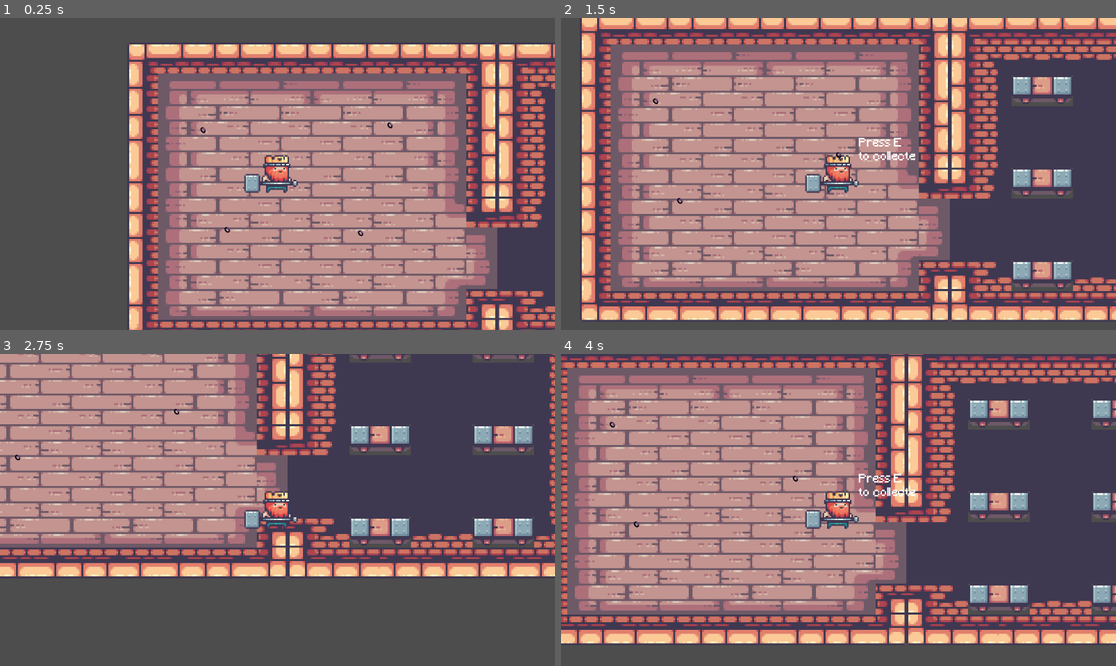
Above: before the commit, frames 1-4 (two rows, left to right).
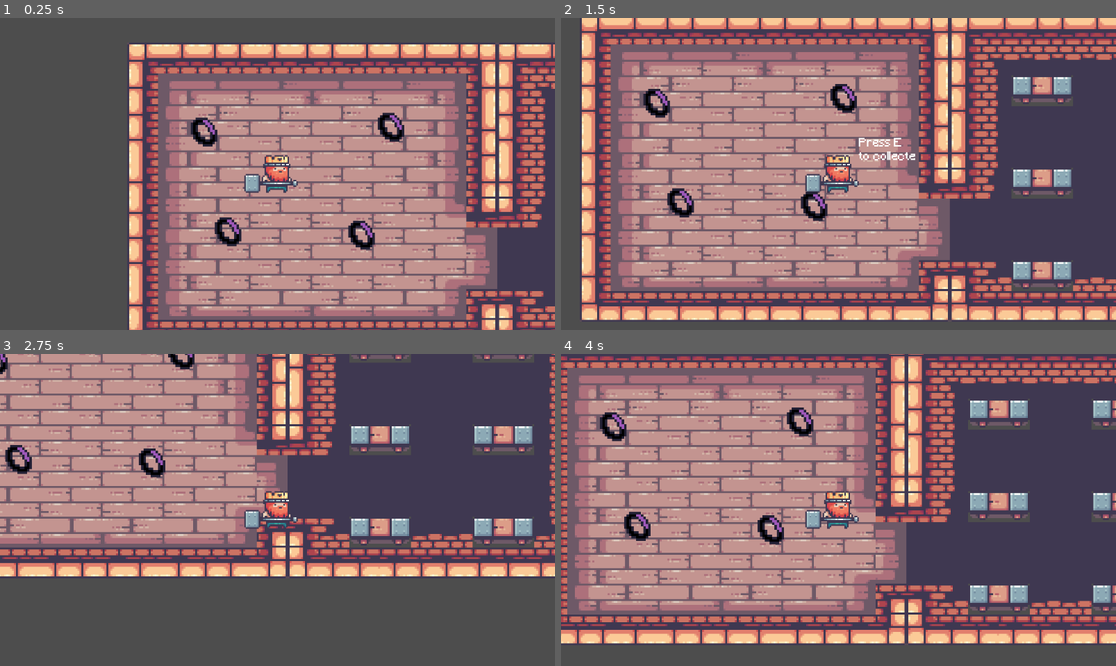
Above: after the commit, the same moments.

Repository: gogolum/GameJam2023
Game: Godot game, scene res://Scene/Main/main_level.tscn
The game is run twice, just before and just after one commit, with the same random seed, the same clock (stepped at 60 frames per second) and the same inputs.
Inputs:
- Up to frame 1 (0.25 s): no input
- Up to frame 2 (1.5 s): tap Enter at 0.5 s; hold D (right) 0.53-1.28 s; tap E (interact) at 0.6, 1.25, 1.35 s; hold S (down) from 1.28 s (still down)
- Up to frame 3 (2.75 s): release S (down) at 2.03 s; hold D (right) from 2.03 s (still down); tap E (interact) at 2.1 s
- Up to frame 4 (4 s): release D (right) at 2.78 s; hold W (up) 2.78-3.53 s; tap E (interact) at 2.85, 3.6 s; hold A (left) from 3.53 s (still down)

The runs differ from the first frame. In frame 1, 1.2% of the frame differs, in the area x 34-73%, y 30-75%; in frame 2, 1.2%; in frame 3, 0.8%; in frame 4, 1.4%, in the area x 7-64%, y 17-62%.

Commit message:
thomas en galère

Diff:
--- a/Scene/PickUp/pick_up.tscn
+++ b/Scene/PickUp/pick_up.tscn
@@ -278,6 +278,7 @@
 script = ExtResource("1_01j88")
 
 [node name="AnimatedSprite2D" type="AnimatedSprite2D" parent="."]
+scale = Vector2(5, 5)
 sprite_frames = SubResource("SpriteFrames_2i6qd")
 animation = &"items"
 
--- a/Scene/Player/player.gd
+++ b/Scene/Player/player.gd
@@ -12,13 +12,9 @@
 	print(canCarry)
 	if $PickUpLabel.visible == true and Input.is_action_just_pressed("interact"):
 		canCarry = !canCarry
-		#print("itemCollecté")
-		#print($PickUpDetectArea.get_overlapping_areas()[0].position)
-		#canCarry = true
 
 	if canCarry == true:
-		for element in $PickUpDetectArea.get_overlapping_areas():
-			element.position = global_position
+		$PickUpDetectArea.get_overlapping_areas()[0].position = global_position
 
 func _physics_process(delta):
 	#directions, flip sprite
@@ -42,7 +38,6 @@
 	if area.is_in_group("PickUpGrp") :
 		$PickUpLabel.visible = true
 
-
 	pass # Replace with function body.
 
 
--- a/Scene/Player/player.tscn
+++ b/Scene/Player/player.tscn
@@ -199,7 +199,7 @@
 size = Vector2(20, 26)
 
 [sub_resource type="CircleShape2D" id="CircleShape2D_pn4mb"]
-radius = 26.0
+radius = 15.1327
 
 [sub_resource type="LabelSettings" id="LabelSettings_ihp7o"]
 font = ExtResource("4_0r34l")
--- /dev/null
+++ b/Scene/UI/ui.tscn
@@ -0,0 +1,23 @@
+[gd_scene format=3 uid="uid://dx3h6h2l8ib8g"]
+
+[node name="UI" type="Control"]
+layout_mode = 3
+anchors_preset = 15
+anchor_right = 1.0
+anchor_bottom = 1.0
+grow_horizontal = 2
+grow_vertical = 2
+
+[node name="CanvasLayer" type="CanvasLayer" parent="."]
+
+[node name="MarginContainer" type="MarginContainer" parent="CanvasLayer"]
+anchors_preset = 1
+anchor_left = 1.0
+anchor_right = 1.0
+offset_left = -40.0
+offset_bottom = 40.0
+grow_horizontal = 0
+size_flags_horizontal = 0
+
+[node name="Coin" type="Label" parent="CanvasLayer/MarginContainer"]
+layout_mode = 2
Binary file added: Art/Sprites/Piece (2).png
Not shown, added: Art/Sprites/Piece (2).png.import
Not shown: 1 places in Scene/PickUp/pick_up.tscn that only renumber resources
Not shown: 1 places in Scene/Player/player.tscn that only renumber resources
